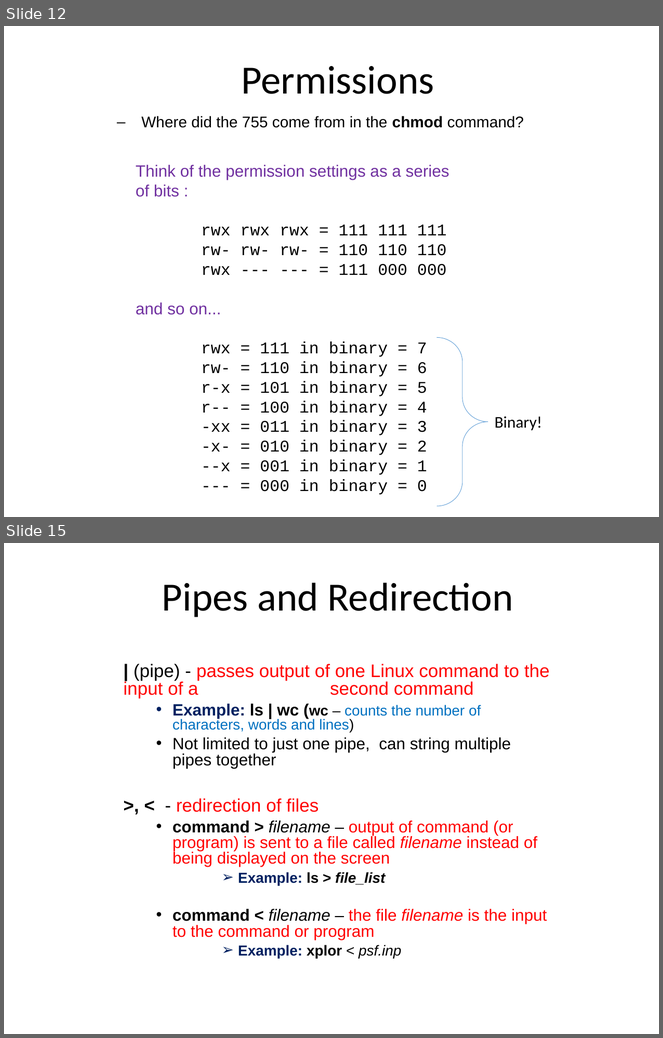
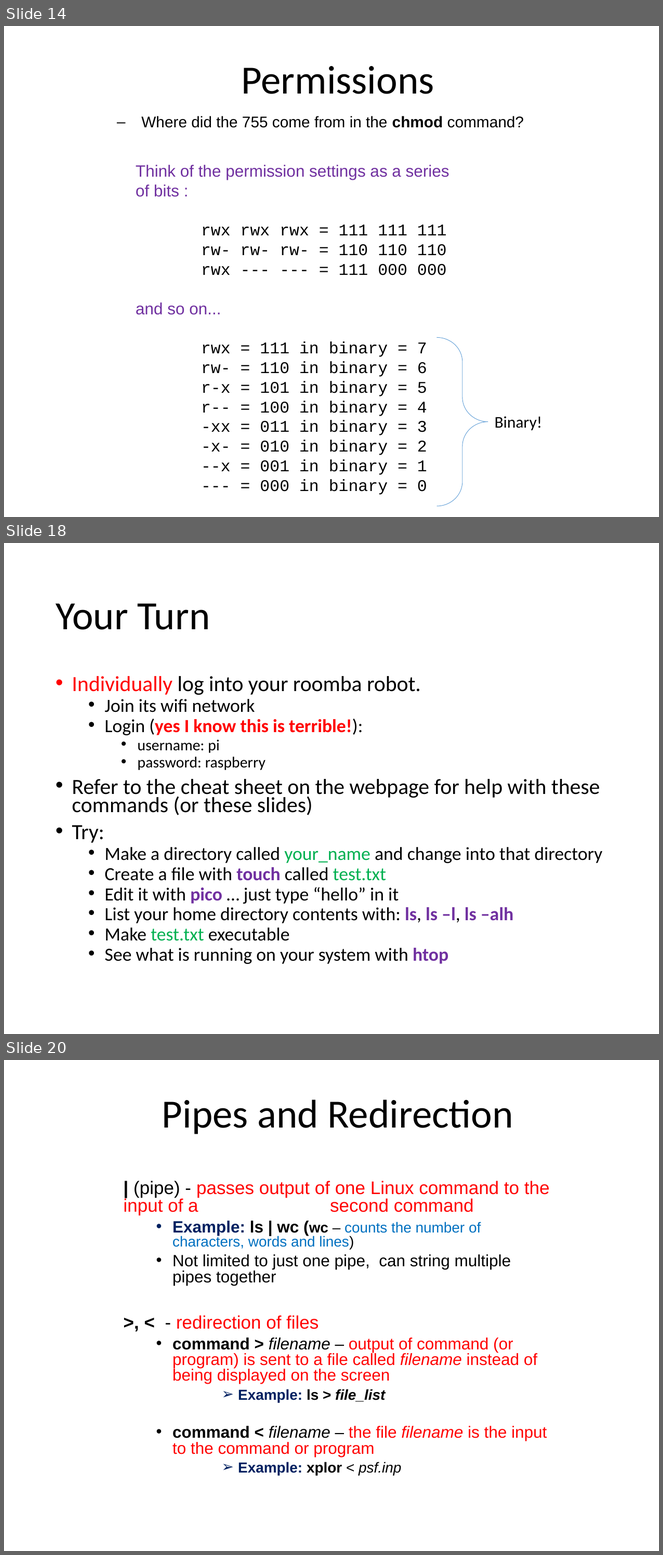
Before and after one commit to MarsUniversity/ece387-robotics, a slide deck: website/block_1_basics/lsn2/lsn2-linux.pptx. Shown one above the other, each under a label of ours: slides 12 and 15 before the commit, slides 14, 18 and 20 after it; the slides between them are not shown. The pictures are 663x1038 and 663x1555 pixels, drawn with LibreOffice and Linux fonts; fonts in the diff are those of the drawing. Boxes give left, top, right and bottom in pixels: in the first picture for what was removed or moved away, otherwise in the second. Text is boxed around its words. In the diff, an @@ line names an element or a change of style, - is before the commit and + after.

```diff
--- a/website/block_1_basics/lsn2/lsn2-linux.pptx
+++ b/website/block_1_basics/lsn2/lsn2-linux.pptx
@@ slide 18 added at bbox=[4, 543, 659, 1034], background #FFFFFF @@
@@ title added at bbox=[55, 603, 210, 630], 44 pt, text #000000 @@
+Your Turn
@@ text added at bbox=[72, 676, 603, 964], 20.4 pt, text #000000 @@
+• Individually log into your roomba robot.
+  • Join its wifi network
+  • Login (yes I know this is terrible!):
+    • username: pi
+    • password: raspberry
+• Refer to the cheat sheet on the webpage for help with these commands (or these slides)
+• Try:
+  • Make a directory called your_name and change into that directory
+  • Create a file with touch called test.txt
+  • Edit it with pico … just type “hello” in it
+  • List your home directory contents with: ls, ls –l, ls –alh
+  • Make test.txt executable
+  • See what is running on your system with htop
@@ what was slide 12 is now slide 14 @@
@@ what was slide 15 is now slide 20 @@
```
Also in this commit, not shown: 10 slides changed, 4 other slides added, 21 other files.
